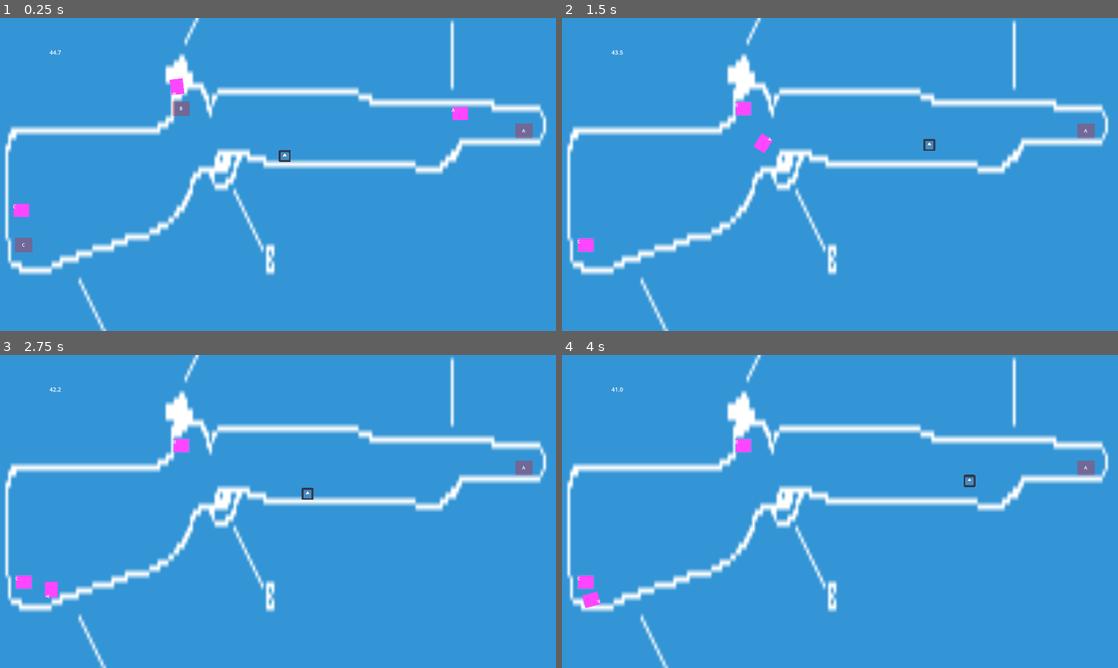
Above: before the commit, frames 1-4 (two rows, left to right).
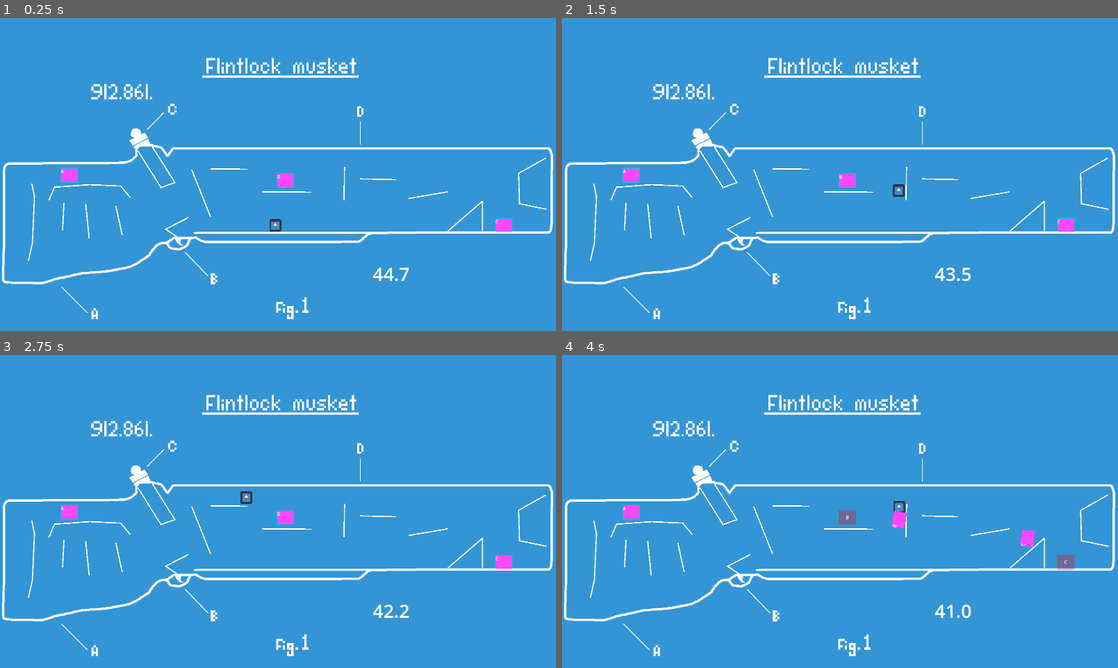
Above: after the commit, the same moments.

Repository: simenhs/piratsyltetoey
Game: Godot game, scene res://scenes/level1/level1.tscn
Same seed, same stepped clock (60 frames per second), same inputs: the game is played once before the commit and once after it. The engine's default icon, where the game draws it, is replaced by a stand-in: a white triangle on a blue panel in a dark square.
Inputs:
- Up to frame 1 (0.25 s): no input
- Up to frame 2 (1.5 s): hold E (use) 0.53-1.28 s; hold D (right) from 0.53 s (still down); tap Space (jump) at 0.77, 0.8, 1.07, 1.35 s
- Up to frame 3 (2.75 s): tap Space (jump) at 1.52, 1.82, 2.3 s; tap E (use) at 1.55 s; release D (right) at 2.03 s; hold A (left) from 2.03 s (still down); tap Shift (dash) at 2.1 s
- Up to frame 4 (4 s): release A (left) at 2.78 s; hold D (right) from 2.78 s (still down); tap E (use) at 2.85 s; tap Space (jump) at 3.02, 3.32, 3.77, 3.8 s; hold E (use) from 3.53 s (still down)

The runs differ from the first frame. In frame 1, 14% of the frame differs, in the area x 0-100%, y 0-100%; in frame 2, 14%; in frame 3, 14%; in frame 4, 14%.

Commit message:
added platforms to jump on. added win/loost text. ejecting object is now done with a delay and a vector, not at random.

Diff:
--- a/godot/scenes/level1/level1.tscn
+++ b/godot/scenes/level1/level1.tscn
@@ -12,26 +12,15 @@
 [node name="World" parent="." instance=ExtResource("1_cwunv")]
 
 [node name="Player" parent="." instance=ExtResource("2_qf4gi")]
-position = Vector2(983, 454)
-
-[node name="pickupObject" parent="." instance=ExtResource("3_8oqeh")]
-position = Vector2(1780, 365)
-
-[node name="pickupObject2" parent="." instance=ExtResource("3_8oqeh")]
-position = Vector2(597, 288)
-display_name = "B"
-
-[node name="pickupObject3" parent="." instance=ExtResource("3_8oqeh")]
-position = Vector2(53, 759)
-display_name = "C"
+position = Vector2(950, 706)
 
 [node name="TimerLabel" type="Label" parent="."]
 unique_name_in_owner = true
-offset_left = 143.0
-offset_top = 104.0
-offset_right = 240.0
-offset_bottom = 132.0
-theme_override_font_sizes/font_size = 20
+offset_left = 1287.0
+offset_top = 838.0
+offset_right = 1414.0
+offset_bottom = 926.0
+theme_override_font_sizes/font_size = 64
 text = "20.0"
 horizontal_alignment = 1
 
@@ -40,4 +29,43 @@
 one_shot = true
 autostart = true
 
+[node name="pickupObject" parent="." instance=ExtResource("3_8oqeh")]
+position = Vector2(210, 518)
+ejection_force = Vector2(-1000, -100)
+ejection_delay = 0.0
+
+[node name="pickupObject2" parent="." instance=ExtResource("3_8oqeh")]
+position = Vector2(957, 536)
+display_name = "B"
+ejection_force = Vector2(-500, -400)
+ejection_delay = 6.0
+
+[node name="pickupObject3" parent="." instance=ExtResource("3_8oqeh")]
+position = Vector2(1711, 691)
+display_name = "C"
+ejection_force = Vector2(-500, -1500)
+ejection_delay = 3.0
+
+[node name="WinLabel" type="Label" parent="."]
+unique_name_in_owner = true
+visible = false
+offset_left = 605.0
+offset_top = 518.0
+offset_right = 1415.0
+offset_bottom = 752.0
+theme_override_colors/font_color = Color(0.39553, 0.935321, 0.374666, 1)
+theme_override_font_sizes/font_size = 128
+text = "VICTORY! "
+
+[node name="LoosLabel" type="Label" parent="."]
+unique_name_in_owner = true
+visible = false
+offset_left = 605.0
+offset_top = 518.0
+offset_right = 1415.0
+offset_bottom = 752.0
+theme_override_colors/font_color = Color(0.749306, 0.204109, 0.0733278, 1)
+theme_override_font_sizes/font_size = 128
+text = "YOU FAILED..."
+
 [connection signal="timeout" from="Timer" to="." method="_on_timer_timeout"]
--- a/godot/scenes/level1/level_1.gd
+++ b/godot/scenes/level1/level_1.gd
@@ -1,11 +1,15 @@
+class_name Level1
 extends Node
+
+signal game_lost
+signal game_won
+
+var _game_won = false
 
 @onready var timer_label: Label = %TimerLabel
 @onready var timer: Timer = $Timer
-
-# Called when the node enters the scene tree for the first time.
-func _ready() -> void:
-	pass # Replace with function body.
+@onready var win_label: Label = %WinLabel
+@onready var loos_label: Label = %LoosLabel
 
 
 func _input(event: InputEvent) -> void:
@@ -16,6 +20,19 @@
 func _process(delta: float) -> void:
 	timer_label.text = str(timer.time_left).pad_decimals(1)
 
+	var all_objects_fixed = true
+	for c in get_children():
+		if c is PickupObject:
+			if not c.is_fixed():
+				all_objects_fixed = false
+
+	if all_objects_fixed:
+		game_won.emit()
+		win_label.show()
+		_game_won = true
+
 
 func _on_timer_timeout() -> void:
-	get_tree().paused = true
+	if not game_won:
+		game_lost.emit()
+		loos_label.show()
--- a/godot/scenes/level1/picup_object/home_position.gd
+++ b/godot/scenes/level1/picup_object/home_position.gd
@@ -3,30 +3,18 @@
 
 
 
-@onready var loose_pice: RigidBody2D = %LoosePice
+@onready var loose_pice: LoosePice = %LoosePice
 @onready var color_rect: ColorRect = %ColorRect
 
-var _attract :bool
-var _ejecting : bool = false
+var _attract :bool = true
+
 
 func _physics_process(delta: float) -> void:
 	if _attract and loose_pice.attatched_to == null :
-		loose_pice.global_transform = global_transform
+		loose_pice.lock_transform(transform)
+	else :
+		loose_pice.unlock()
 
-#func _process(delta: float) -> void:
-	#if get_overlapping_bodies().has(loose_pice):
-		#color_rect.color  =Color.TURQUOISE
-		#color_rect.color.a = .3
-		#_attract = true
-	#else :
-		#color_rect.color  =Color.RED
-		#color_rect.color.a = .3
-		#_attract = false
-
-func eject():
-	_attract = false
-	_ejecting = true
-	loose_pice.apply_central_impulse(Vector2(randf(),randf()) * -5000)
 
 func _on_body_exited(body: Node2D) -> void:
 	if not get_overlapping_bodies().has(loose_pice):
@@ -37,11 +25,6 @@
 
 
 func _on_body_entered(body: Node2D) -> void:
-	print("entered: " , get_overlapping_bodies())
-	if _ejecting:
-		_ejecting = false
-		return
-
 	if get_overlapping_bodies().has(loose_pice):
 		color_rect.color  =Color.TURQUOISE
 		color_rect.color.a = .3
--- /dev/null
+++ b/godot/scenes/level1/picup_object/home_position.tscn
@@ -0,0 +1,36 @@
+[gd_scene load_steps=3 format=3 uid="uid://o2pvq4u3r4ou"]
+
+[ext_resource type="Script" path="res://scenes/level1/picup_object/home_position.gd" id="1_3biuj"]
+
+[sub_resource type="RectangleShape2D" id="RectangleShape2D_7aq6o"]
+size = Vector2(59, 49)
+
+[node name="HomePosition" type="Area2D"]
+collision_mask = 4
+script = ExtResource("1_3biuj")
+
+[node name="CollisionShape2D" type="CollisionShape2D" parent="."]
+position = Vector2(29, 24)
+shape = SubResource("RectangleShape2D_7aq6o")
+
+[node name="ColorRect" type="ColorRect" parent="."]
+unique_name_in_owner = true
+offset_left = -1.0
+offset_top = -1.0
+offset_right = 59.0
+offset_bottom = 50.0
+color = Color(0.254331, 0.589812, 0.327141, 0.294118)
+metadata/_edit_use_anchors_ = true
+
+[node name="HomeName" type="Label" parent="."]
+unique_name_in_owner = true
+offset_left = 9.0
+offset_top = 12.0
+offset_right = 49.0
+offset_bottom = 36.0
+text = "A"
+horizontal_alignment = 1
+metadata/_edit_use_anchors_ = true
+
+[connection signal="body_entered" from="." to="." method="_on_body_entered"]
+[connection signal="body_exited" from="." to="." method="_on_body_exited"]
--- a/godot/scenes/level1/picup_object/loose_pice.gd
+++ b/godot/scenes/level1/picup_object/loose_pice.gd
@@ -1,8 +1,13 @@
+class_name LoosePice
 extends RigidBody2D
 
+var _lock_transform : Transform2D
+var _locked := false
+var attatched_to : Player = null
+
+
 @onready var picup_area_2d: Area2D = %PicupArea2D
-
-var attatched_to : Player = null
+@onready var home_position: HomePosition = %HomePosition
 
 func _integrate_forces(state):
 	if attatched_to != null:
@@ -13,8 +18,23 @@
 func _input(event: InputEvent) -> void:
 	if event.is_action_pressed("use"):
 		if attatched_to == null:
+			print("overlap",picup_area_2d.get_overlapping_bodies())
 			for player in picup_area_2d.get_overlapping_bodies():
 				if player is Player:
 					attatched_to = player
 		else :
 			attatched_to = null
+
+
+func eject(force : Vector2):
+	unlock()
+	home_position._attract = false
+	#
+	apply_central_impulse(force)
+
+func lock_transform(trans : Transform2D):
+	transform = trans
+	freeze = true
+
+func unlock():
+	freeze = false
--- a/godot/scenes/level1/picup_object/pickup_object.gd
+++ b/godot/scenes/level1/picup_object/pickup_object.gd
@@ -3,17 +3,21 @@
 extends Node2D
 
 @export var display_name :String = "A" : set = set_displayname
+@export var ejection_force : Vector2 = Vector2(300,300)
+@export var ejection_delay : float = 0
 
+var _is_ejected = false
 
 @onready var home_name: Label = %HomeName
 @onready var loose_pice_label: Label = %LoosePiceLabel
-@onready var loose_pice: RigidBody2D = %LoosePice
+@onready var loose_pice: LoosePice = %LoosePice
 @onready var home_position: HomePosition = %HomePosition
+
 
 
 func _ready() -> void:
 	set_displayname(display_name)
-	eject()
+	get_tree().create_timer(ejection_delay).timeout.connect(eject)
 
 func set_displayname(value):
 	display_name = value
@@ -22,6 +26,16 @@
 	if is_instance_valid(loose_pice_label):
 		loose_pice_label.text = display_name
 
+#func _input(event: InputEvent) -> void:
+	#if event.is_action("jump"):
+		#eject()
 
 func eject():
-	home_position.eject()
+	loose_pice.eject(ejection_force)
+	await get_tree().create_timer(.5).timeout
+	_is_ejected = true
+
+func is_fixed ()-> bool:
+	var coorect_pos = loose_pice.position == home_position.position
+
+	return coorect_pos and _is_ejected
--- a/godot/scenes/level1/picup_object/pickup_object.tscn
+++ b/godot/scenes/level1/picup_object/pickup_object.tscn
@@ -15,6 +15,8 @@
 
 [node name="pickupObject" type="Node2D"]
 script = ExtResource("1_cii00")
+ejection_force = null
+ejection_delay = null
 
 [node name="HomePosition" type="Area2D" parent="."]
 unique_name_in_owner = true
--- a/godot/scenes/level1/world/world.tscn
+++ b/godot/scenes/level1/world/world.tscn
@@ -1,14 +1,127 @@
 [gd_scene load_steps=2 format=3 uid="uid://dmnhro72jpck8"]
 
-[ext_resource type="Texture2D" uid="uid://bggjs026ie68q" path="res://assets/images/blueprint.png" id="1_cduw4"]
+[ext_resource type="Texture2D" uid="uid://8prj8ivq5acv" path="res://assets/images/blueprint_3.png" id="1_incgx"]
 
 [node name="World" type="StaticBody2D"]
 
 [node name="Sprite2D" type="Sprite2D" parent="."]
-position = Vector2(-225, -1240)
-scale = Vector2(9.37891, 19.2785)
-texture = ExtResource("1_cduw4")
+texture = ExtResource("1_incgx")
 centered = false
 
 [node name="CollisionPolygon2D" type="CollisionPolygon2D" parent="."]
-polygon = PackedVector2Array(43, 392, 21, 492, 31, 832, 79, 874, 413, 782, 595, 698, 687, 532, 721, 520, 739, 584, 791, 582, 819, 514, 837, 468, 913, 494, 1193, 506, 1421, 500, 1453, 524, 1503, 528, 1549, 502, 1613, 428, 1833, 420, 1875, 410, 1885, 356, 1871, 308, 1773, 294, 1695, 290, 1283, 288, 1221, 254, 749, 252, 725, 310, 689, 236, 665, 236, 639, 138, 611, 150, 581, 164, 573, 204, 587, 226, 591, 336, 563, 366, 539, 386, 50, 403, -417, 332, -203, -236, 1936, -312, 2616, 96, 2459, 1460, -379, 1524, -366, 323, 5, 390)
+position = Vector2(-16, 87)
+polygon = PackedVector2Array(31, 424, 25, 817, 162, 834, 367, 793, 512, 753, 561, 694, 594, 691, 612, 712, 650, 711, 680, 671, 724, 684, 1265, 684, 1305, 656, 1917, 653, 1920, 364, 625, 362, 601, 384, 575, 364, 540, 350, 519, 305, 486, 295, 459, 329, 481, 377, 455, 411, 42, 411, -10, 465, -443, 503, -352, -22, 2241, -26, 2224, 1141, -409, 1253, -418, 518)
+
+[node name="platform_art" type="Node2D" parent="."]
+
+[node name="Line2D14" type="Line2D" parent="platform_art"]
+points = PackedVector2Array(1243, 555, 1369, 558)
+width = 4.0
+
+[node name="Line2D" type="Line2D" parent="platform_art"]
+position = Vector2(-13, -42)
+points = PackedVector2Array(435, 791, 413, 690)
+width = 4.0
+
+[node name="Line2D2" type="Line2D" parent="platform_art"]
+position = Vector2(18, -30)
+points = PackedVector2Array(198, 763, 203, 668)
+width = 4.0
+
+[node name="Line2D3" type="Line2D" parent="platform_art"]
+position = Vector2(-6, -25)
+points = PackedVector2Array(314, 786, 302, 667)
+width = 4.0
+
+[node name="Line2D4" type="Line2D" parent="platform_art"]
+points = PackedVector2Array(476, 458, 556, 585, 604, 568, 524, 441)
+width = 4.0
+
+[node name="Line2D6" type="Line2D" parent="platform_art"]
+points = PackedVector2Array(169, 629, 188, 584, 310, 575, 417, 580, 450, 620)
+width = 4.0
+
+[node name="Line2D7" type="Line2D" parent="platform_art"]
+points = PackedVector2Array(98, 838, 112, 776, 119, 617, 110, 572)
+width = 4.0
+
+[node name="Line2D5" type="Line2D" parent="platform_art"]
+points = PackedVector2Array(612, 756, 572, 729, 651, 688)
+width = 4.0
+
+[node name="Line2D8" type="Line2D" parent="platform_art"]
+points = PackedVector2Array(1666, 735, 1666, 632, 1547, 735)
+width = 4.0
+
+[node name="Line2D10" type="Line2D" parent="platform_art"]
+points = PackedVector2Array(1885, 483, 1791, 536, 1794, 641, 1887, 660)
+width = 4.0
+
+[node name="Line2D9" type="Line2D" parent="platform_art"]
+points = PackedVector2Array(662, 523, 727, 686)
+width = 4.0
+
+[node name="Line2D11" type="Line2D" parent="platform_art"]
+points = PackedVector2Array(727, 520, 855, 522)
+width = 4.0
+
+[node name="Line2D12" type="Line2D" parent="platform_art"]
+points = PackedVector2Array(905, 600, 1076, 601)
+width = 4.0
+
+[node name="Line2D13" type="Line2D" parent="platform_art"]
+points = PackedVector2Array(1190, 513, 1188, 630)
+width = 4.0
+
+[node name="Line2D15" type="Line2D" parent="platform_art"]
+points = PackedVector2Array(1410, 623, 1545, 600)
+width = 4.0
+
+[node name="CollisionPolygon2D2" type="CollisionPolygon2D" parent="."]
+position = Vector2(35, 0)
+polygon = PackedVector2Array(79, 566, 91, 620, 83, 779, 65, 838, 56, 836, 72, 774, 80, 616, 66, 574)
+
+[node name="CollisionPolygon2D3" type="CollisionPolygon2D" parent="."]
+polygon = PackedVector2Array(176, 627, 191, 588, 319, 582, 416, 586, 444, 621, 459, 615, 420, 570, 313, 568, 177, 573, 159, 624)
+
+[node name="CollisionPolygon2D4" type="CollisionPolygon2D" parent="."]
+polygon = PackedVector2Array(212, 636, 210, 729, 220, 732, 228, 639)
+
+[node name="CollisionPolygon2D5" type="CollisionPolygon2D" parent="."]
+polygon = PackedVector2Array(291, 643, 303, 765, 313, 761, 300, 641)
+
+[node name="CollisionPolygon2D6" type="CollisionPolygon2D" parent="."]
+polygon = PackedVector2Array(392, 649, 415, 748, 426, 748, 406, 650)
+
+[node name="CollisionPolygon2D7" type="CollisionPolygon2D" parent="."]
+polygon = PackedVector2Array(614, 748, 586, 729, 653, 690, 648, 680, 566, 727, 601, 754, 614, 780, 629, 783)
+
+[node name="CollisionPolygon2D8" type="CollisionPolygon2D" parent="."]
+polygon = PackedVector2Array(471, 466, 551, 591, 613, 568, 545, 427, 449, 348, 440, 458)
+
+[node name="CollisionPolygon2D9" type="CollisionPolygon2D" parent="."]
+polygon = PackedVector2Array(655, 523, 720, 686, 731, 685, 666, 522)
+
+[node name="CollisionPolygon2D10" type="CollisionPolygon2D" parent="."]
+polygon = PackedVector2Array(679, 736, 1283, 738, 1280, 751, 675, 746)
+
+[node name="CollisionPolygon2D11" type="CollisionPolygon2D" parent="."]
+polygon = PackedVector2Array(730, 529, 854, 529, 852, 516, 731, 513)
+
+[node name="CollisionPolygon2D12" type="CollisionPolygon2D" parent="."]
+polygon = PackedVector2Array(904, 594, 903, 605, 1072, 608, 1075, 595)
+
+[node name="CollisionPolygon2D13" type="CollisionPolygon2D" parent="."]
+polygon = PackedVector2Array(1244, 547, 1242, 560, 1369, 565, 1368, 549)
+
+[node name="CollisionPolygon2D14" type="CollisionPolygon2D" parent="."]
+polygon = PackedVector2Array(1185, 513, 1183, 628, 1192, 628, 1193, 512)
+
+[node name="CollisionPolygon2D15" type="CollisionPolygon2D" parent="."]
+polygon = PackedVector2Array(1406, 616, 1409, 629, 1545, 606, 1541, 592)
+
+[node name="CollisionPolygon2D16" type="CollisionPolygon2D" parent="."]
+polygon = PackedVector2Array(1528, 743, 1670, 630, 1668, 758)
+
+[node name="CollisionPolygon2D17" type="CollisionPolygon2D" parent="."]
+polygon = PackedVector2Array(1898, 469, 1793, 536, 1792, 638, 1921, 671)
Binary file added: godot/assets/images/blueprint_3.png
Not shown, added: godot/assets/images/blueprint_3.png.import
Not shown, changed: .gitignore
